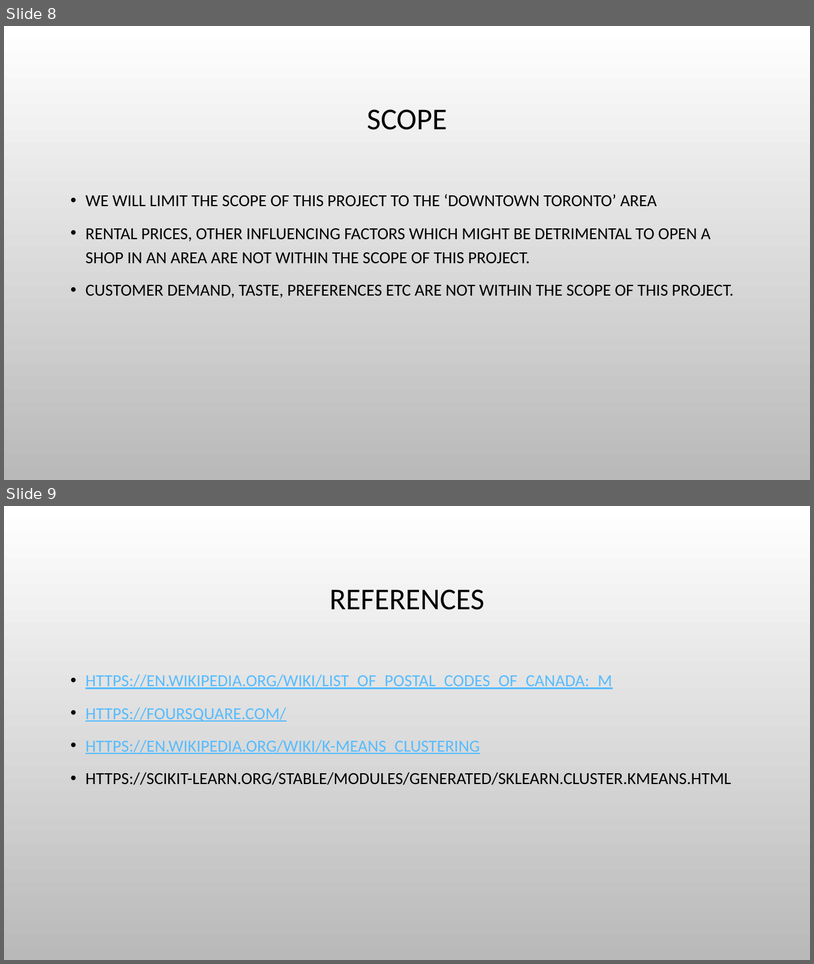
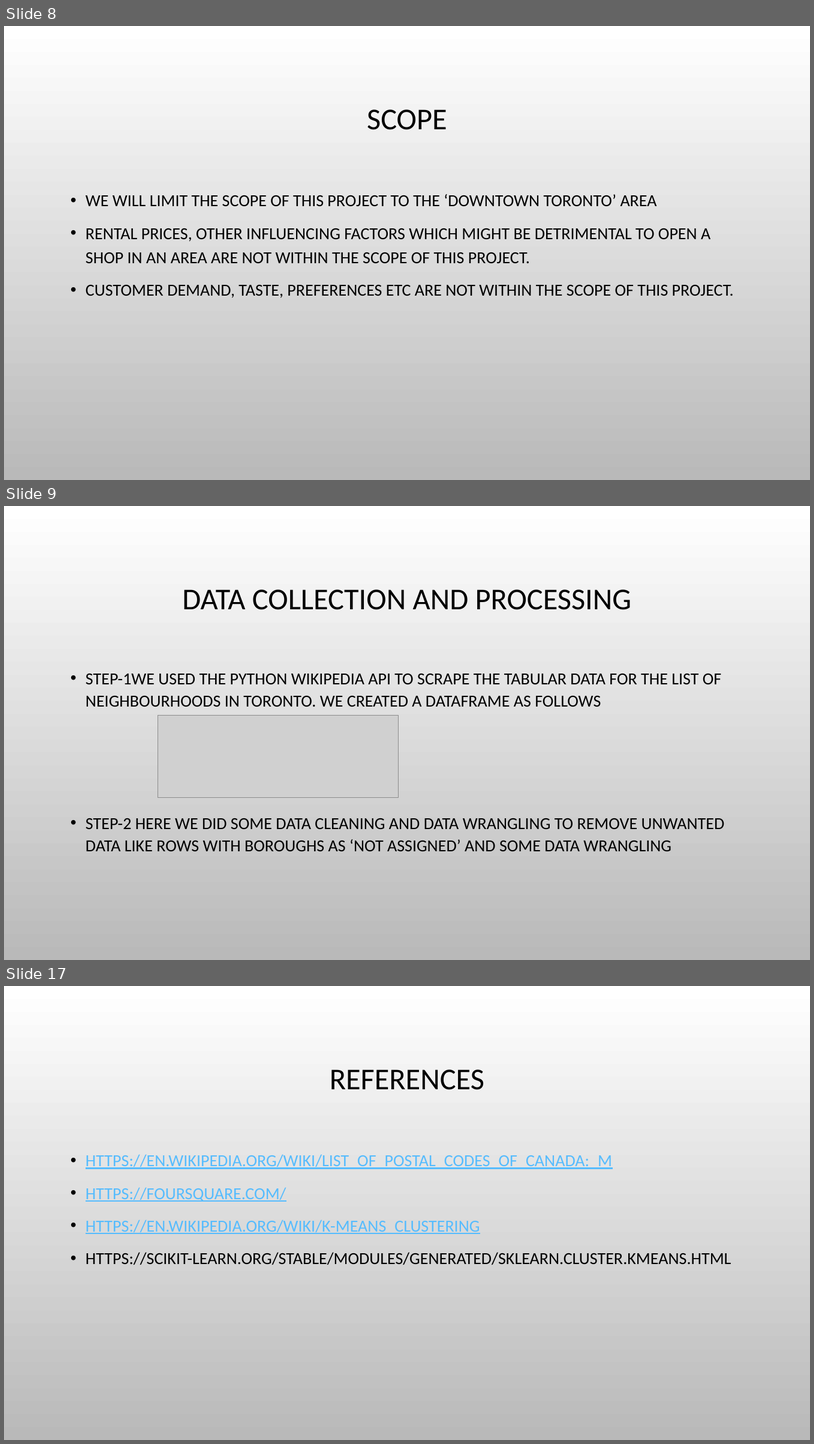
Before and after one commit to liyanshu09/Capstone-Project, a slide deck: IBM DataSCIENCE CAPTSTONE Project.pptx. Shown one above the other, each under a label of ours: slides 8 and 9 before the commit, slides 8, 9 and 17 after it; the slides between them are not shown. The pictures are 814x964 and 814x1444 pixels, drawn with LibreOffice and Linux fonts; fonts in the diff are those of the drawing; grey boxes stand for pictures; background and template pictures are left out. Boxes give left, top, right and bottom in pixels: in the first picture for what was removed or moved away, otherwise in the second. Text is boxed around its words. In the diff, an @@ line names an element or a change of style, - is before the commit and + after.

```diff
--- a/IBM DataSCIENCE CAPTSTONE Project.pptx
+++ b/IBM DataSCIENCE CAPTSTONE Project.pptx
@@ slide 9 added at [4,506,810,960], background picture (left out) @@
@@ title added at [182,589,632,610], 36 pt, text #000000 @@
+DATA COLLECTION AND PROCESSING
@@ text added at [86,673,725,851], 20 pt, text #000000 @@
+• STEP-1WE USED THE PYTHON WIKIPEDIA API TO SCRAPE THE TABULAR DATA FOR THE LIST OF NEIGHBOURHOODS IN TORONTO. WE CREATED A DATAFRAME AS FOLLOWS
+• STEP-2 HERE WE DID SOME DATA CLEANING AND DATA WRANGLING TO REMOVE UNWANTED DATA LIKE ROWS WITH BOROUGHS AS ‘NOT ASSIGNED’ AND SOME DATA WRANGLING
@@ picture added at [158,715,399,797] @@
@@ what was slide 9 is now slide 17 @@
```
Also in this commit, not shown: 7 other slides added.
